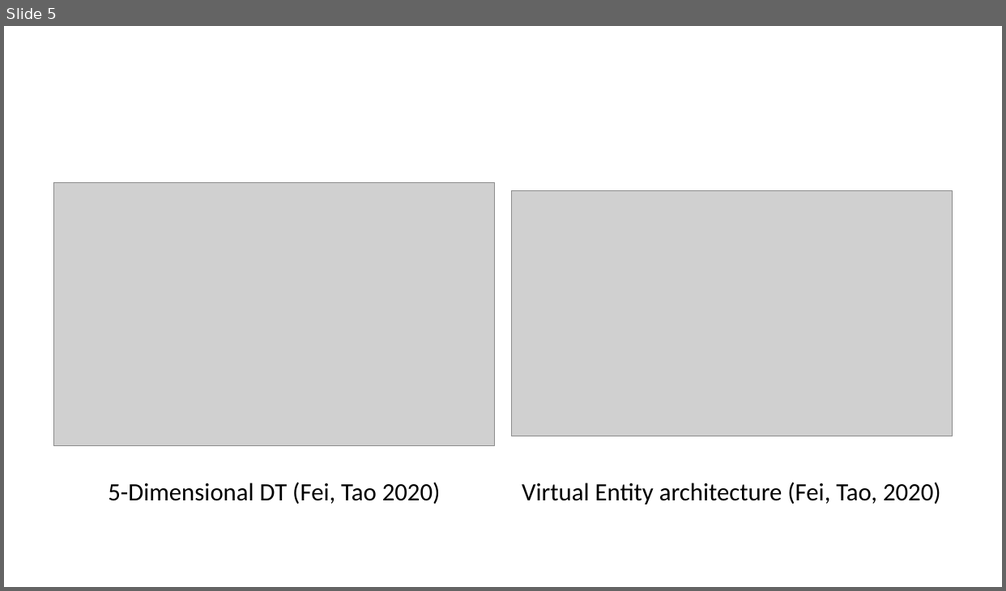
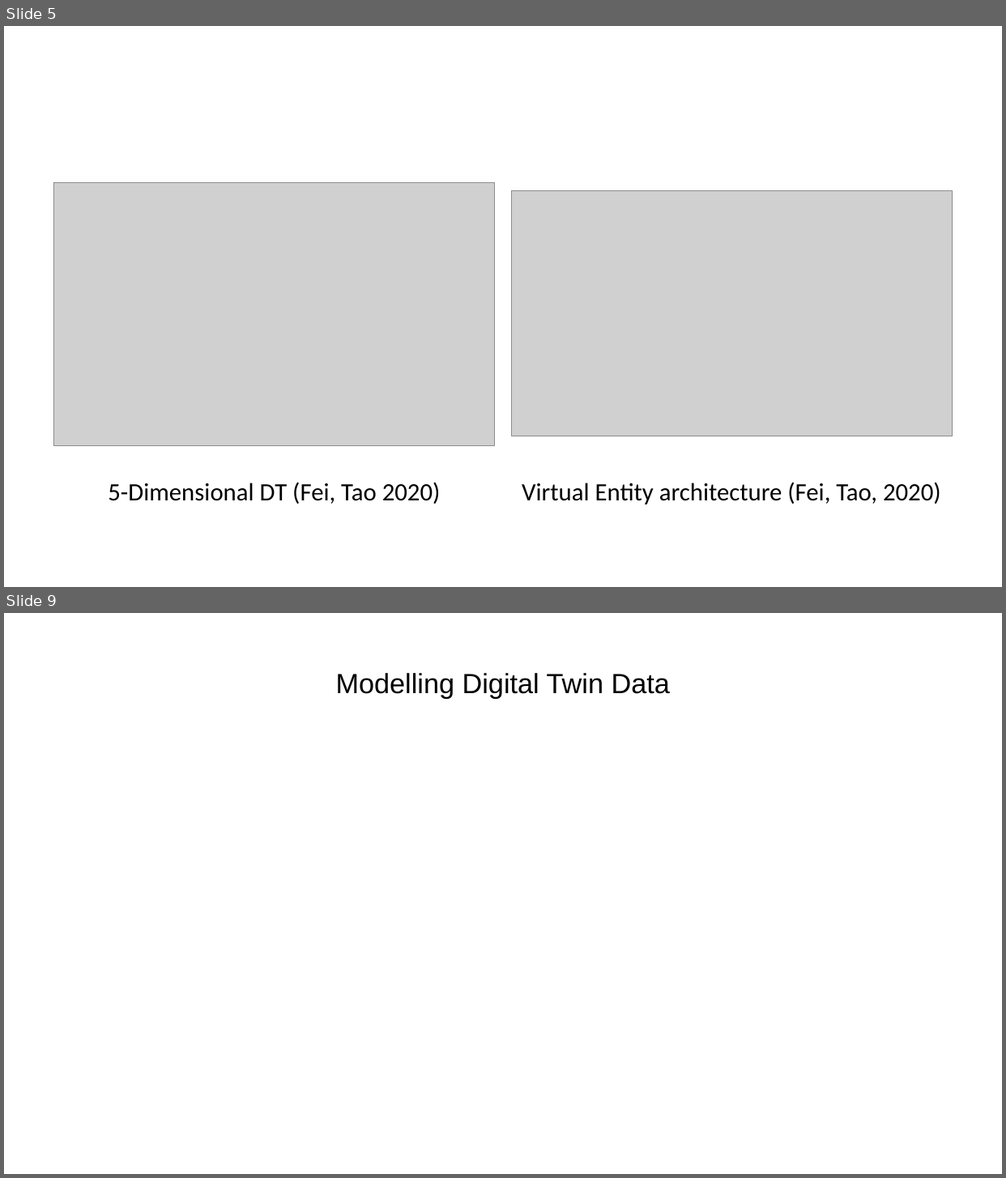
Before and after one commit to ManuelePasini/slides-markdown, a slide deck: phd_secondyear.pptx. Shown one above the other, each under a label of ours: slide 5 before the commit, slides 5 and 9 after it; the slides between them are not shown. The pictures are 1006x591 and 1006x1178 pixels, drawn with LibreOffice and Linux fonts; fonts in the diff are those of the drawing; grey boxes stand for pictures. Boxes give left, top, right and bottom in pixels: in the first picture for what was removed or moved away, otherwise in the second. Text is boxed around its words. In the diff, an @@ line names an element or a change of style, - is before the commit and + after.

```diff
--- a/phd_secondyear.pptx
+++ b/phd_secondyear.pptx
@@ slide 9 added at [4,613,1002,1174], background #FFFFFF @@
@@ title added at [336,673,670,698], 20 pt, text #000000 @@
+Modelling Digital Twin Data
```
Also in this commit, not shown: 2 slides changed, 2 other slides added, 6 other files.
